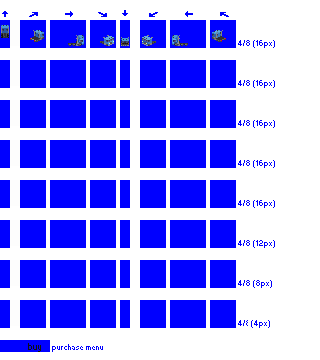
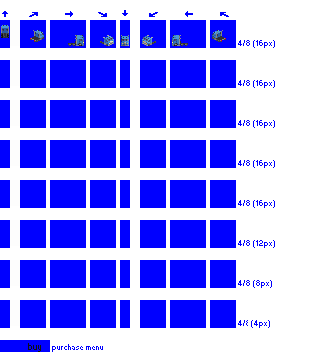
Layer changes from the first w=320, h=360 image to the second:
renamed "Layer 4" to "Layer 5", painted on it over [1, 25, 225, 46]
